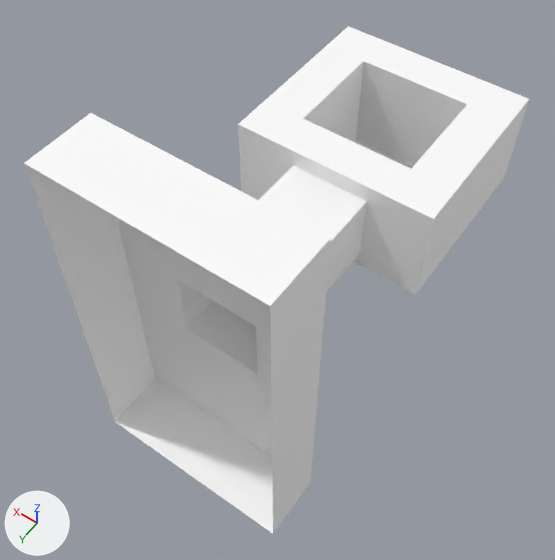
What one commit did to the glTF model assets/synty/simple_fantasy/models/SF_Prop_Torch_02.glb.
One viewpoint serves both versions: a 50 mm camera at (-0.00394, 0.00322, 0.01113) aimed at (0.00008, -0.0024, 0.00229). The axes (+X, +Y, +Z) are drawn at lower left. The lights are the same throughout.

The first picture shows 'SF_Prop_Torch_02'.
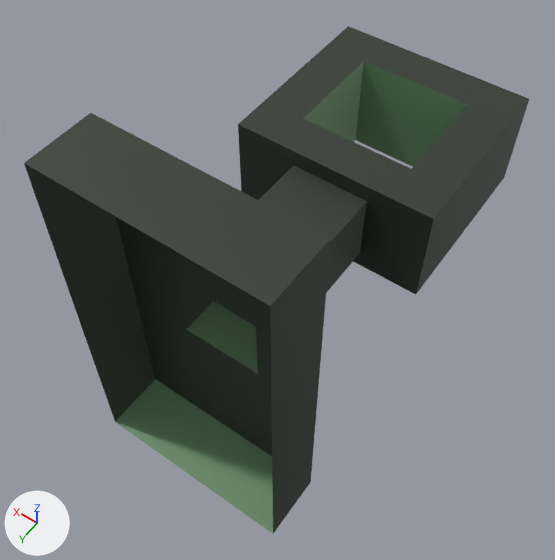
Pixel boxes (x1, y1, x2, y2) of what changed, in the pictures (555 x 560 px):
'SF_Prop_Torch_02', surface changed (white to grey): (24, 26, 529, 534) in both

Patch to the scene script:
```diff
--- a/assets/synty/simple_fantasy/models/SF_Prop_Torch_02.glb.py
+++ b/assets/synty/simple_fantasy/models/SF_Prop_Torch_02.glb.py
@@ img_undead_footman_01 @@
+img_undead_footman_01 = load_image('Undead_Footman_01', '_unpacked/Undead_Footman_01', 512, 512, 'sRGB')
@@ mat_lambert2 @@
 mat_lambert2 = principled_material('lambert2')
-mat_lambert2.base_color = (1.0, 1.0, 1.0)  # white #ffffff
+mat_lambert2.texture = img_undead_footman_01
 mat_lambert2.roughness = 0.553
```
